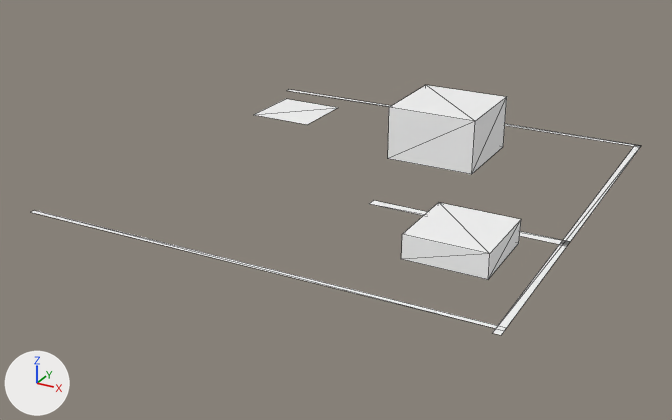
The glTF model web/e2e/fixtures/tiles/-1_-1.glb: old version first, new version second.
Rendered twice from a camera (50 mm lens) standing at (91.0, -534.0, 184.0) and looking at (-126.0, -139.0, -14.0). The lights are fixed; the arrows at lower left show +X, +Y and +Z. The picture after the commit comes second. Mesh edges are drawn as thin lines. Where no turn or scale is listed for an object, it has been applied to the vertices. Vertices at exactly the same position are counted once.

The first picture shows 'buildings', 'rail', 'roads', 'water'.
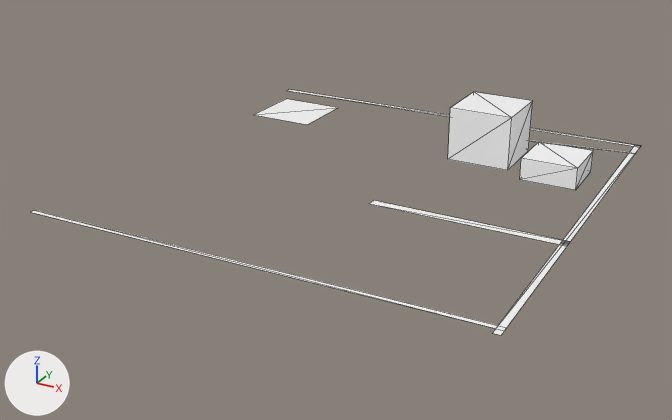
Changed parts and their boxes [x1, y1, x2, y2] in the pictures (672 x 420 px; the box of a moved part takes in the faces that stretch with it):
'buildings', reshaped (9% wider, 49% shorter)
    before: [388, 85, 521, 280]
    after: [448, 92, 593, 190]
part 1 of me_buildings, moved or reshaped
    before: [388, 85, 507, 174]
    after: [448, 92, 532, 170]
part 2 of me_buildings, moved or reshaped
    before: [401, 202, 521, 280]
    after: [520, 142, 593, 190]
part 3 of me_roads, added
    after: [529, 140, 634, 154]

What the commit changed:
me_buildings is used by ob_buildings; location (-125.0, -125.0, 0.0).
me_buildings had 16 vertices, 20 faces and spanned x 5.0..105.0, y -75.0..85.0, z 0.0..30.0.
me_buildings now has 16 vertices, 20 faces and spans x 35.0..110.0, y 40.0..85.0, z 0.0..30.0.
me_buildings part 1: the loose piece of 8 vertices spanning x 5.0..55.0, y 35.0..85.0, z 0.0..30.0 is scaled about its middle by (0.7, 0.7, 1), then moved by (22.0, 8.0, 0.0).
me_buildings part 2: the loose piece of 8 vertices spanning x 65.0..105.0, y -75.0..-35.0, z 0.0..12.0 is scaled about its middle by (0.75, 0.75, 1), then moved by (10.0, 110.0, 0.0).
me_roads is used by ob_roads; location (-125.0, -125.0, 0.0).
Verts and faces of me_roads; kept vertices keep their numbers, new ones are numbered from 11.
me_roads had 11 vertices, 6 faces and spanned x -115.0..125.0, y -115.0..125.0, z 0.0.
me_roads now has 15 vertices, 8 faces and spans x -115.0..125.0, y -115.0..125.0, z 0.0.
Part 3, on me_roads:
New vertex 11 is at (50.0, 101.0, 0.0).
New vertex 12 is at (50.0, 99.0, 0.0).
New vertex 13 is at (125.0, 109.0, 0.0), pixel (635, 153).
New vertex 14 is at (125.0, 111.0, 0.0), pixel (635, 153).
New faces: (11, 12, 13), (11, 13, 14).
